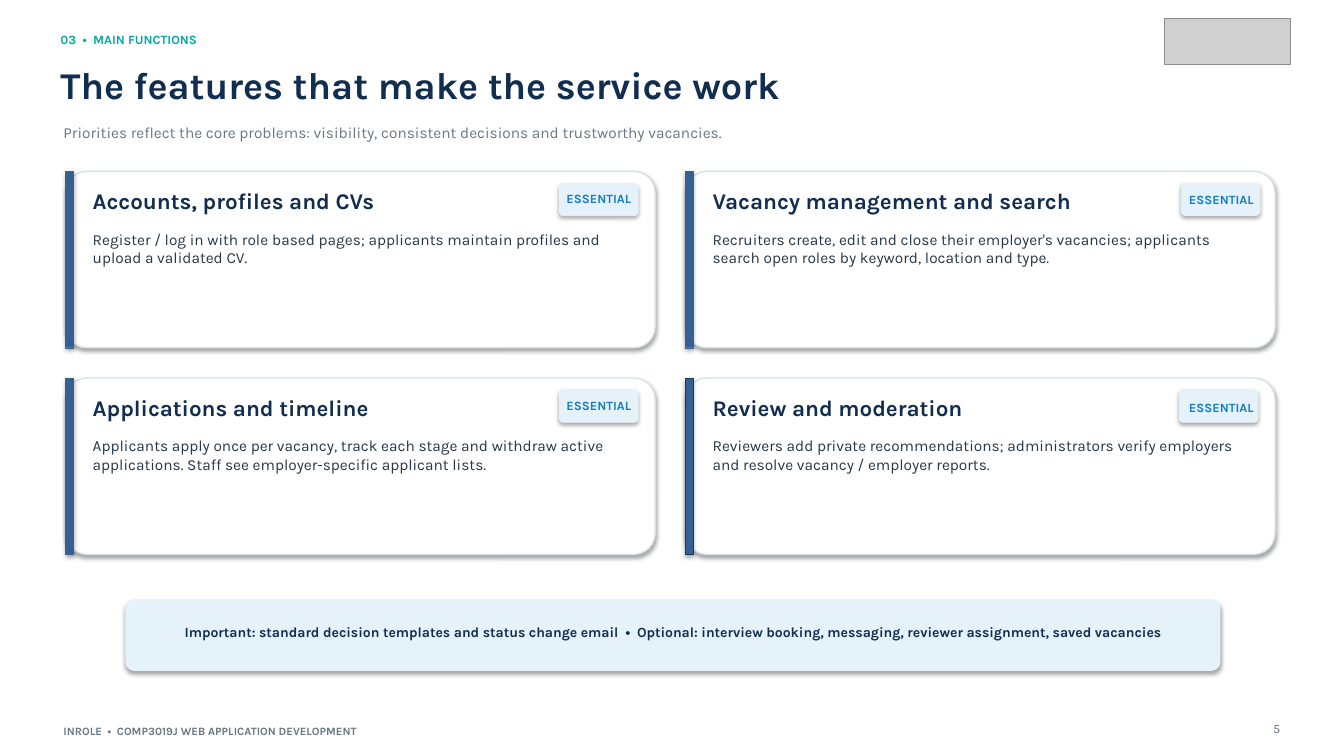
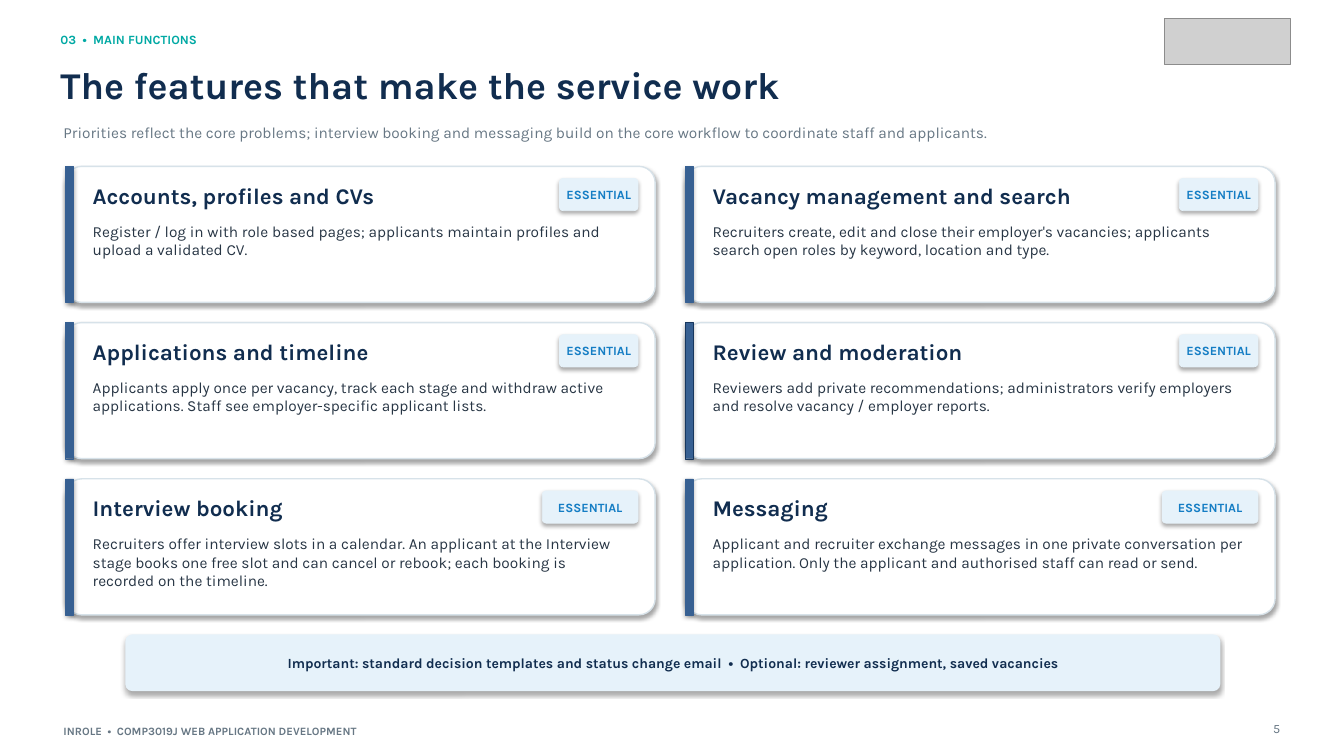
Before and after one commit to hmzayasin/Web-Dev-Project, a slide deck: slide 5 of InRole_Presentation.pptx. Drawn at 1344x756 pixels with LibreOffice and Linux fonts; fonts in the diff are those of the drawing; grey boxes stand for pictures. Boxes give left, top, right and bottom in pixels: in the first picture for what was removed or moved away, otherwise in the second. Text is boxed around its words. In the diff, an @@ line names an element or a change of style, - is before the commit and + after.

Commit message:
Added Interview and Booking to PP

```diff
--- a/InRole_Presentation.pptx
+++ b/InRole_Presentation.pptx
@@ text at [63,127,987,142]: text changed @@
-Priorities reflect the core problems: visibility, consistent decisions and trustworthy vacancies.
+Priorities reflect the core problems; interview booking and messaging build on the core workflow to coordinate staff and applicants.
@@ rounded rectangle: place and size @@
-rounded rectangle at [66,171,655,348]
+rounded rectangle at [66,166,655,302]
@@ rectangle: place and size @@
-rectangle at [66,171,74,348]
+rectangle at [66,166,74,302]
@@ rounded rectangle: place and size @@
-rounded rectangle at [686,171,1275,348]
+rounded rectangle at [686,166,1275,302]
@@ rectangle: place and size @@
-rectangle at [686,171,694,348]
+rectangle at [686,166,694,302]
@@ 3 texts, 2 rounded rectangles: place and size @@
-3 texts, 2 rounded rectangles at [93,184,1260,216]
+3 texts, 2 rounded rectangles at [93,178,1258,211]
@@ text "ESSENTIAL": place and size @@
-text "ESSENTIAL" at [1189,195,1254,204]
+text "ESSENTIAL" at [1186,190,1251,199]
@@ text "Register / log in with ...": place and size @@
-text "Register / log in with ..." at [93,234,600,267]
+text "Register / log in with ..." at [93,226,600,259]
@@ text "Recruiters create, edit and close ...": place and size @@
-text "Recruiters create, edit and close ..." at [713,234,1210,267]
+text "Recruiters create, edit and close ..." at [713,226,1210,259]
@@ rounded rectangle: place and size @@
-rounded rectangle at [66,378,655,555]
+rounded rectangle at [66,323,655,459]
@@ rectangle: place and size @@
-rectangle at [66,378,74,555]
+rectangle at [66,323,74,459]
@@ rounded rectangle: place and size @@
-rounded rectangle at [686,378,1275,555]
+rounded rectangle at [686,323,1275,459]
@@ rectangle: place and size @@
-rectangle at [686,378,694,555]
+rectangle at [686,323,694,459]
@@ 3 texts, 2 rounded rectangles: place and size @@
-3 texts, 2 rounded rectangles at [93,390,1258,422]
+3 texts, 2 rounded rectangles at [93,335,1258,367]
@@ text "ESSENTIAL": place and size @@
-text "ESSENTIAL" at [1189,403,1254,412]
+text "ESSENTIAL" at [1186,346,1251,355]
@@ text "Applicants apply once per vacancy, ...": place and size @@
-text "Applicants apply once per vacancy, ..." at [93,440,604,474]
+text "Applicants apply once per vacancy, ..." at [93,382,604,415]
@@ text "Reviewers add private recommendations; administrators ...": place and size @@
-text "Reviewers add private recommendations; administrators ..." at [713,440,1232,474]
+text "Reviewers add private recommendations; administrators ..." at [713,382,1232,415]
@@ rounded rectangle added at [66,479,655,615], fill #FFFFFF, outline #D7E2E9 1 pt @@
@@ rectangle added at [66,479,74,615], fill #376092, outline #376092 0.1 pt @@
@@ rounded rectangle added at [686,479,1275,615], fill #FFFFFF, outline #D7E2E9 1 pt @@
@@ rectangle added at [686,479,694,615], fill #376092, outline #376092 0.1 pt @@
@@ text added at [93,500,282,522], 16 pt, text #112D4F, bold @@
+Interview booking
@@ rounded rectangle added at [542,491,638,523], fill #E6F2FA, outline #E6F2FA 0.5 pt @@
@@ text added at [558,503,623,512], 9 pt, text #147DC4, bold @@
+ESSENTIAL
@@ text added at [713,500,828,522], 16 pt, text #112D4F, bold @@
+Messaging
@@ rounded rectangle added at [1163,491,1258,523], fill #E6F2FA, outline #E6F2FA 0.5 pt @@
@@ text added at [1178,503,1243,512], 9 pt, text #147DC4, bold @@
+ESSENTIAL
@@ text added at [93,538,610,586], 11 pt, text #273544 @@
+Recruiters offer interview slots in a calendar. An applicant at the Interview stage books one free slot and can cancel or rebook; each booking is recorded on the timeline.
@@ text added at [713,538,1242,572], 11 pt, text #273544 @@
+Applicant and recruiter exchange messages in one private conversation per application. Only the applicant and authorised staff can read or send.
@@ rounded rectangle: place and size @@
-rounded rectangle at [126,600,1220,670]
+rounded rectangle at [126,635,1220,691]
@@ text at [288,658,1058,672]: text changed @@
-Important: standard decision templates and status change email • Optional: interview booking, messaging, reviewer assignment, saved vacancies
+Important: standard decision templates and status change email • Optional: reviewer assignment, saved vacancies
```
Also in this commit, not shown: 8 other slides changed, 2 slides added.
